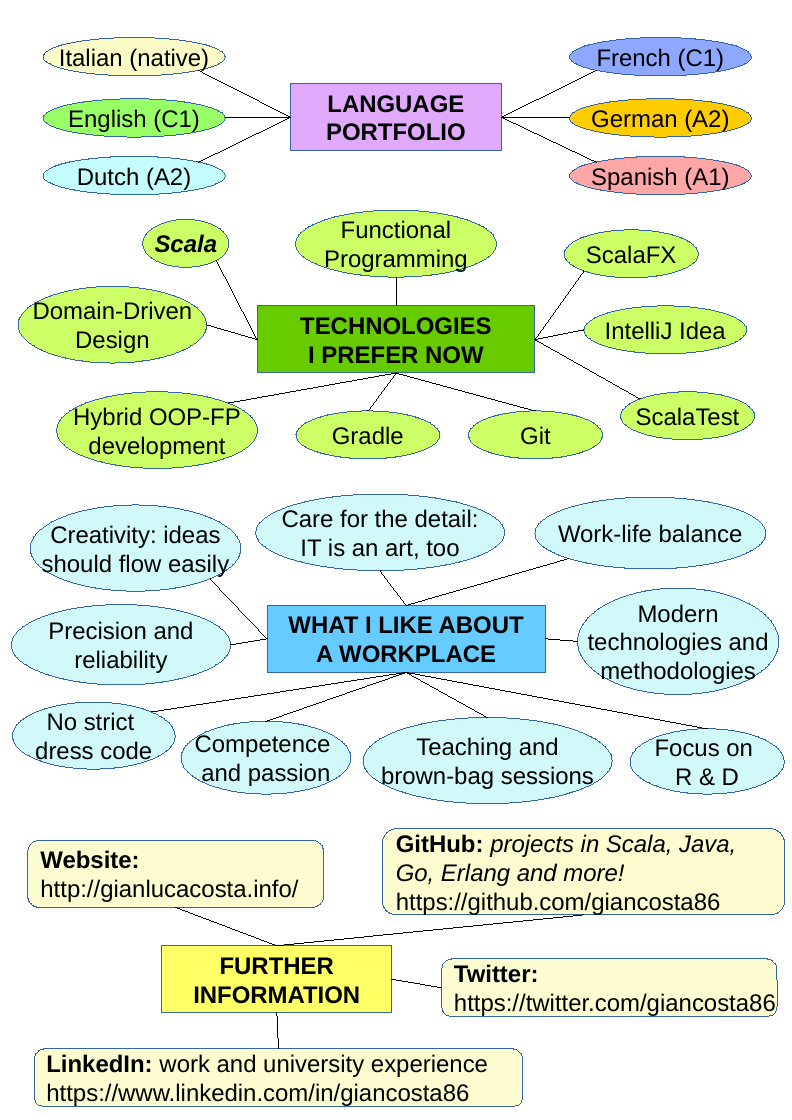
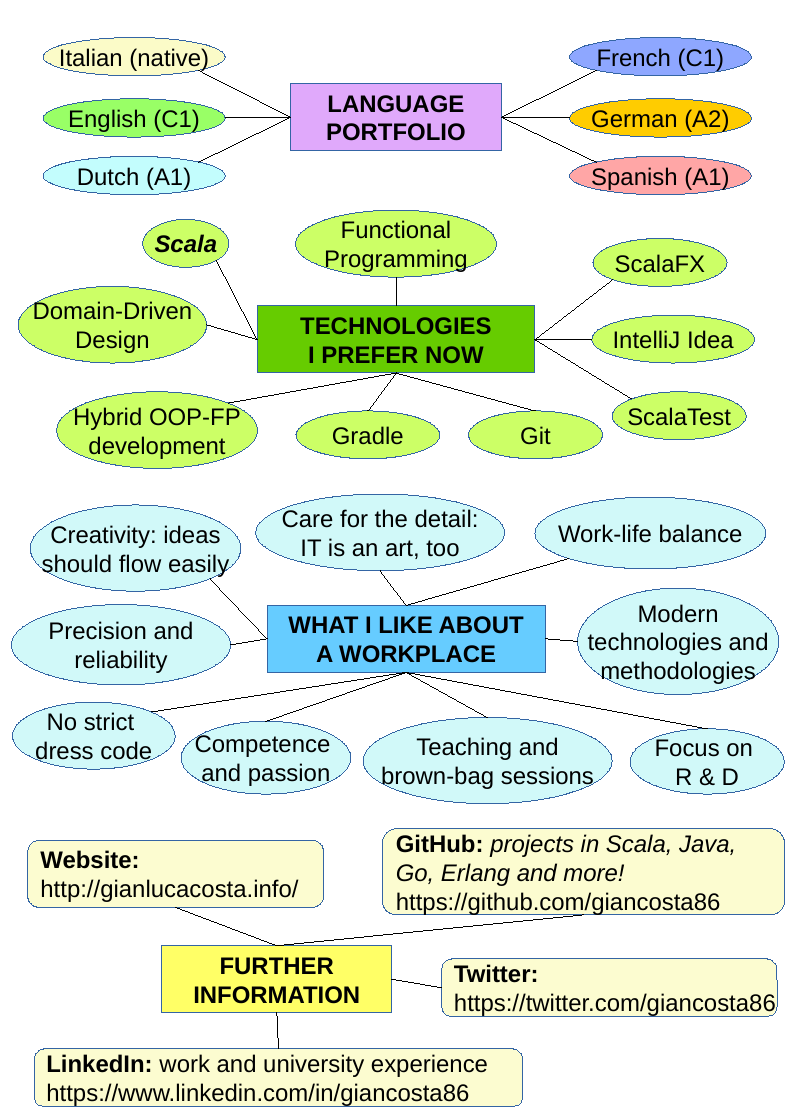
Before and after one commit to giancosta86/giancosta86.github.io, a slide deck: slide 2 of _sources/cv_costa_en.odp. Drawn at 792x1120 pixels with LibreOffice and Linux fonts; fonts in the diff are those of the drawing. Boxes give left, top, right and bottom in pixels: in the first picture for what was removed or moved away, otherwise in the second. Text is boxed around its words. In the diff, an @@ line names an element or a change of style, - is before the commit and + after.

```diff
--- a/_sources/cv_costa_en.odp
+++ b/_sources/cv_costa_en.odp
@@ text in ellipse at box(77, 167, 191, 190): text changed @@
-Dutch (A2)
+Dutch (A1)
@@ ellipse "ScalaFX": place and size @@
-ellipse "ScalaFX" at box(564, 230, 698, 278)
+ellipse "ScalaFX" at box(593, 238, 727, 286)
@@ line moved from (534, 339) - (584, 271) to (534, 339) - (613, 280) @@
@@ ellipse "IntelliJ Idea": place and size @@
-ellipse "IntelliJ Idea" at box(583, 305, 746, 353)
+ellipse "IntelliJ Idea" at box(592, 315, 755, 363)
@@ line moved from (534, 339) - (640, 398) to (534, 339) - (632, 398) @@
@@ line moved from (534, 339) - (584, 329) to (534, 339) - (592, 339) @@
@@ ellipse "ScalaTest": place and size @@
-ellipse "ScalaTest" at box(621, 392, 755, 440)
+ellipse "ScalaTest" at box(612, 392, 746, 440)
```
Also in this commit, not shown: 4 other files.
